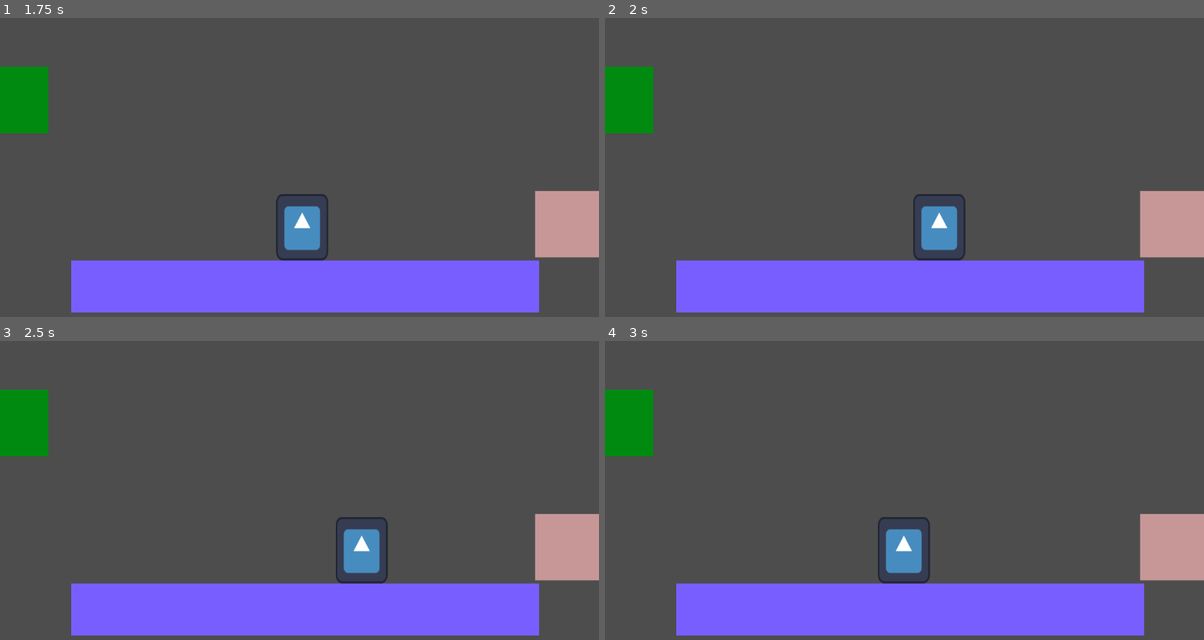
Above: before the commit, frames 1-4 (two rows, left to right).
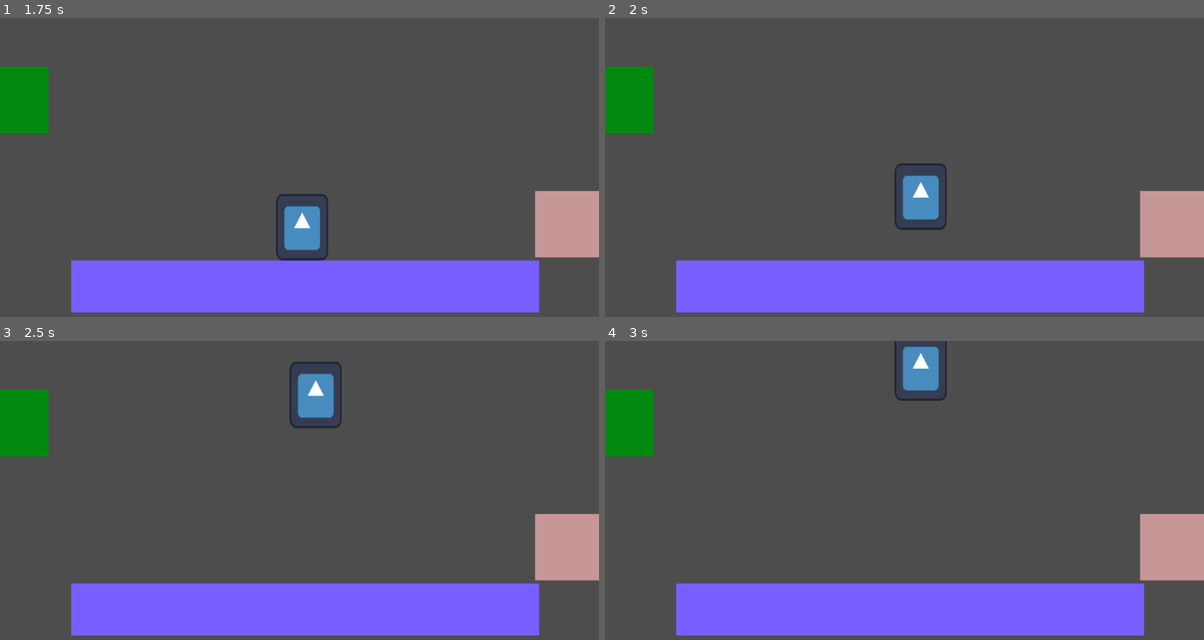
Above: after the commit, the same moments.

Repository: Guilherme-Soares-Sequeira/feup-ddjd-preliminary
Game: Godot game, scene res://scenes/world.tscn
Same seed, same stepped clock (60 frames per second), same inputs: the game is played once before the commit and once after it. The engine's default icon, where the game draws it, is replaced by a stand-in: a white triangle on a blue panel in a dark square.
Inputs (mouse positions are in pixels of both pictures, inside the frame that each line leads up to):
- Up to frame 1 (1.75 s): move the mouse to (143, 155) at 0.52 s; click (143, 155) at 0.67 s; move the mouse to (179, 203) at 1.27 s; click (179, 203) at 1.42 s
- Up to frame 2 (2 s): no input
- Up to frame 3 (2.5 s): move the mouse to (359, 436) at 2.02 s; click (359, 436) at 2.17 s
- Up to frame 4 (3 s): move the mouse to (874, 577) at 2.77 s; click (874, 577) at 2.92 s

Frame 1 is identical in both runs. In frame 2, 2.0% of the frame differs, in the area x 48-61%, y 48-82%; in frame 3, 2.3%, in the area x 48-65%, y 7-82%; in frame 4, 2.3%.

Commit message:
Started working on the UI and HUD

Diff:
--- /dev/null
+++ b/scenes/game.tscn
@@ -0,0 +1,10 @@
+[gd_scene load_steps=2 format=3 uid="uid://brwulgsir3yo7"]
+
+[ext_resource type="PackedScene" uid="uid://e5t4eqvy2csl" path="res://scenes/hud.tscn" id="1_vwwds"]
+
+[node name="Game" type="Node2D"]
+
+[node name="UI" type="CanvasLayer" parent="."]
+follow_viewport_enabled = true
+
+[node name="hud" parent="UI" instance=ExtResource("1_vwwds")]
--- /dev/null
+++ b/scenes/hud.tscn
@@ -0,0 +1,47 @@
+[gd_scene load_steps=3 format=3 uid="uid://e5t4eqvy2csl"]
+
+[ext_resource type="Script" path="res://scripts/hud.gd" id="1_vt00n"]
+[ext_resource type="Texture2D" uid="uid://br0ccxolnqw0r" path="res://coffee.png" id="2_ox85r"]
+
+[node name="hud" type="Control"]
+layout_mode = 3
+anchors_preset = 15
+anchor_right = 1.0
+anchor_bottom = 1.0
+grow_horizontal = 2
+grow_vertical = 2
+script = ExtResource("1_vt00n")
+
+[node name="HBoxContainer" type="HBoxContainer" parent="."]
+layout_mode = 1
+anchors_preset = 12
+anchor_top = 1.0
+anchor_right = 1.0
+anchor_bottom = 1.0
+offset_top = -87.0
+offset_bottom = -7.0
+grow_horizontal = 2
+grow_vertical = 0
+alignment = 1
+
+[node name="PanelContainer" type="PanelContainer" parent="HBoxContainer"]
+custom_minimum_size = Vector2(50, 0)
+layout_mode = 2
+
+[node name="VBoxContainer" type="VBoxContainer" parent="HBoxContainer/PanelContainer"]
+layout_mode = 2
+
+[node name="Label" type="Label" parent="HBoxContainer/PanelContainer/VBoxContainer"]
+layout_mode = 2
+text = "10"
+horizontal_alignment = 1
+
+[node name="Coffee" type="TextureRect" parent="HBoxContainer/PanelContainer/VBoxContainer"]
+layout_mode = 2
+texture = ExtResource("2_ox85r")
+expand_mode = 4
+
+[node name="Button" type="Button" parent="HBoxContainer/PanelContainer"]
+layout_mode = 2
+flat = true
+icon_alignment = 1
--- a/scenes/world.tscn
+++ b/scenes/world.tscn
@@ -60,12 +60,12 @@
 wind_force = 505
 
 [node name="CollisionShape2D" type="CollisionShape2D" parent="Vertical Wind"]
-position = Vector2(173, -316)
+position = Vector2(195, -116)
 shape = SubResource("RectangleShape2D_cjllj")
 
 [node name="Horizontal Wind Left" parent="." instance=ExtResource("5_3vd8u")]
 position = Vector2(565, 164)
 
 [node name="CollisionShape2D" type="CollisionShape2D" parent="Horizontal Wind Left"]
-position = Vector2(294, 248)
+position = Vector2(351, 248)
 shape = SubResource("RectangleShape2D_6wla3")
--- /dev/null
+++ b/scripts/hud.gd
@@ -0,0 +1,11 @@
+extends Control
+
+
+# Called when the node enters the scene tree for the first time.
+func _ready():
+	pass # Replace with function body.
+
+
+# Called every frame. 'delta' is the elapsed time since the previous frame.
+func _process(delta):
+	pass
Binary file added: coffee.png
Not shown, added: coffee.png.import
